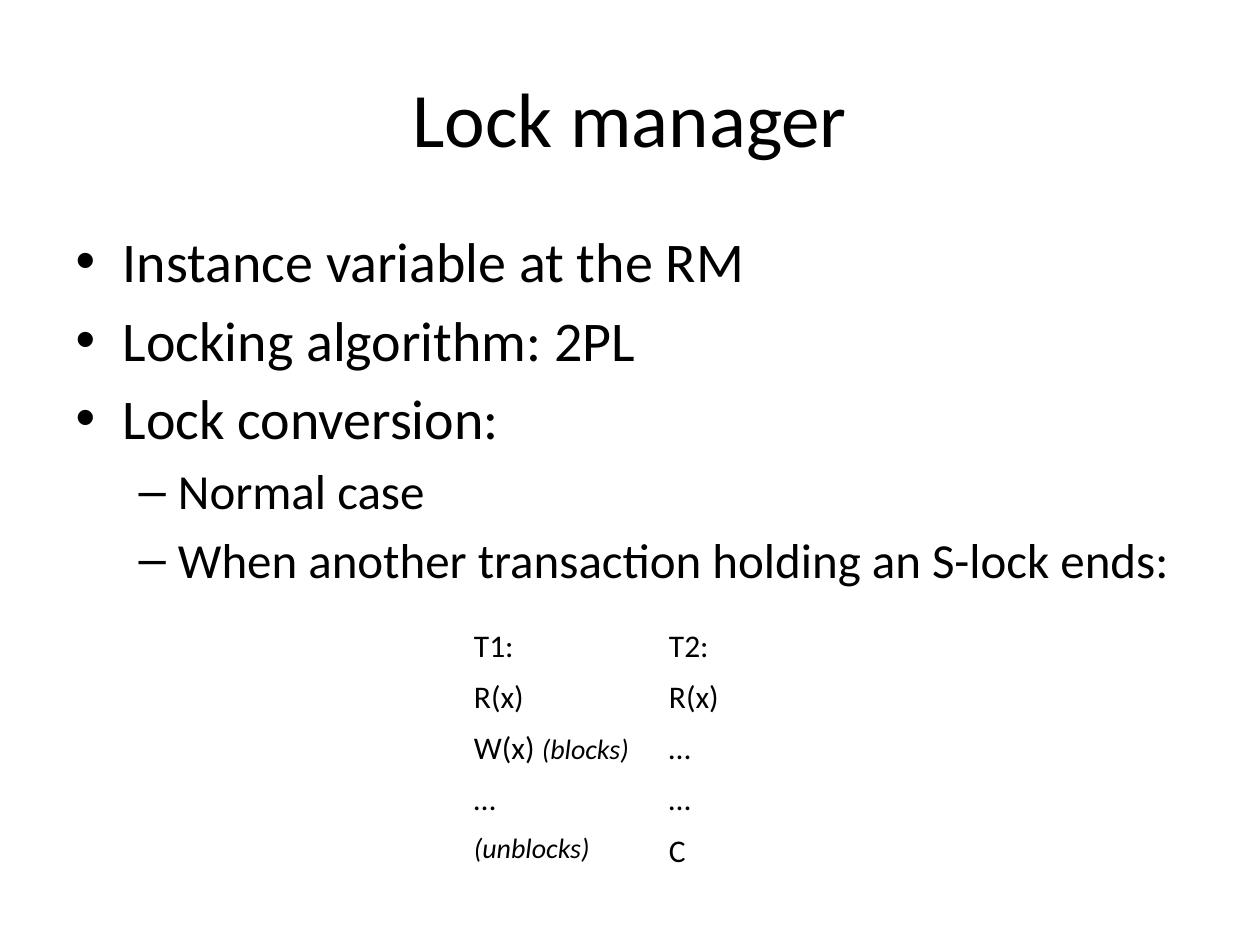
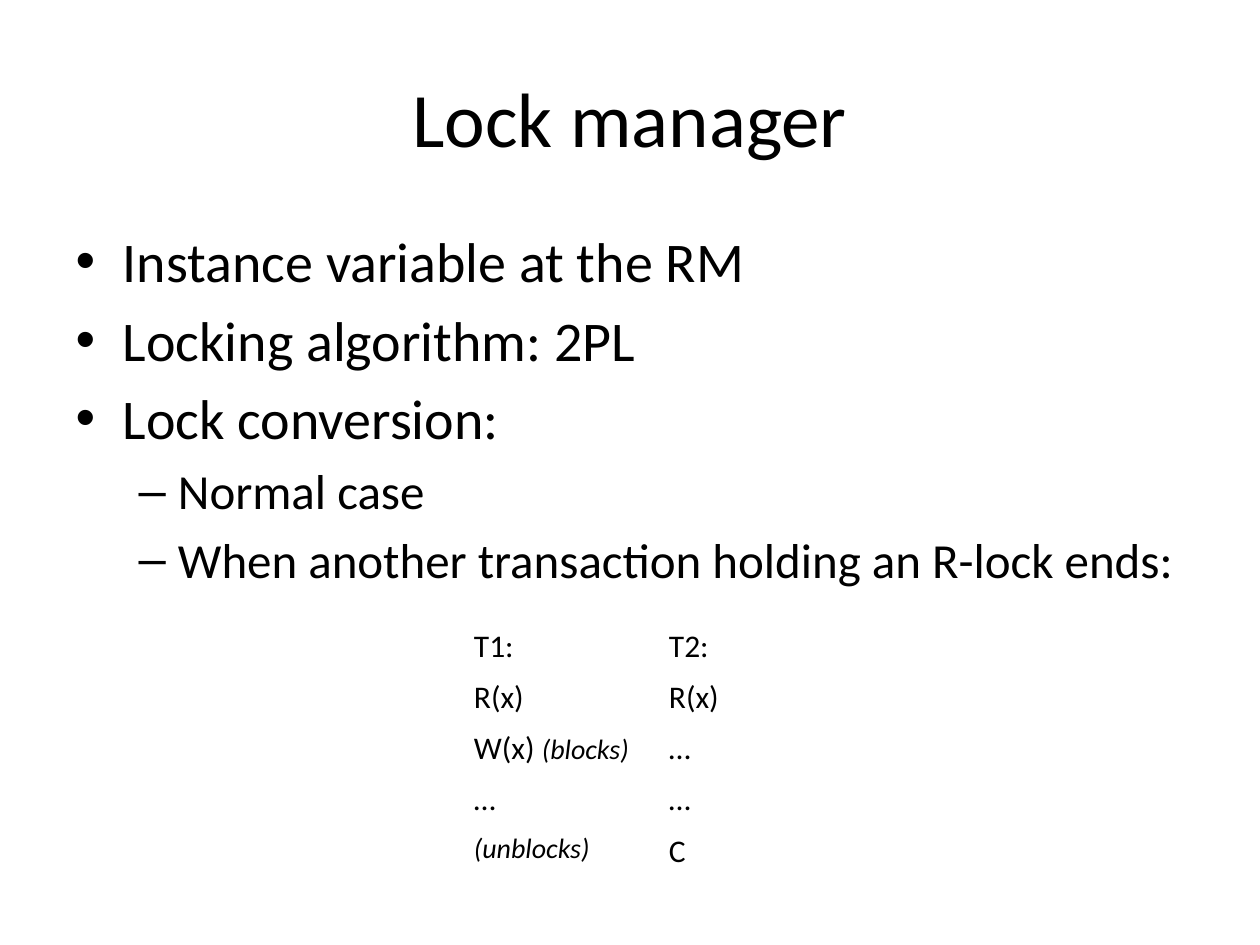
Before and after one commit to fxlemire/COMP512, a slide deck: slide 6 of ws/analysis/presentation.pptx (slide 5 before the commit). Drawn at 1260x945 pixels with LibreOffice and Linux fonts; fonts in the diff are those of the drawing. Boxes give left, top, right and bottom in pixels: in the first picture for what was removed or moved away, otherwise in the second. Text is boxed around its words. In the diff, an @@ line names an element or a change of style, - is before the commit and + after.

```diff
--- a/ws/analysis/presentation.pptx
+++ b/ws/analysis/presentation.pptx
@@ text at bbox=[178, 544, 1173, 587]: text changed @@
-  – When another transaction holding an S-lock ends:
+  – When another transaction holding an R-lock ends:
```
Also in this commit, not shown: 2 other slides changed, 1 slide added.
